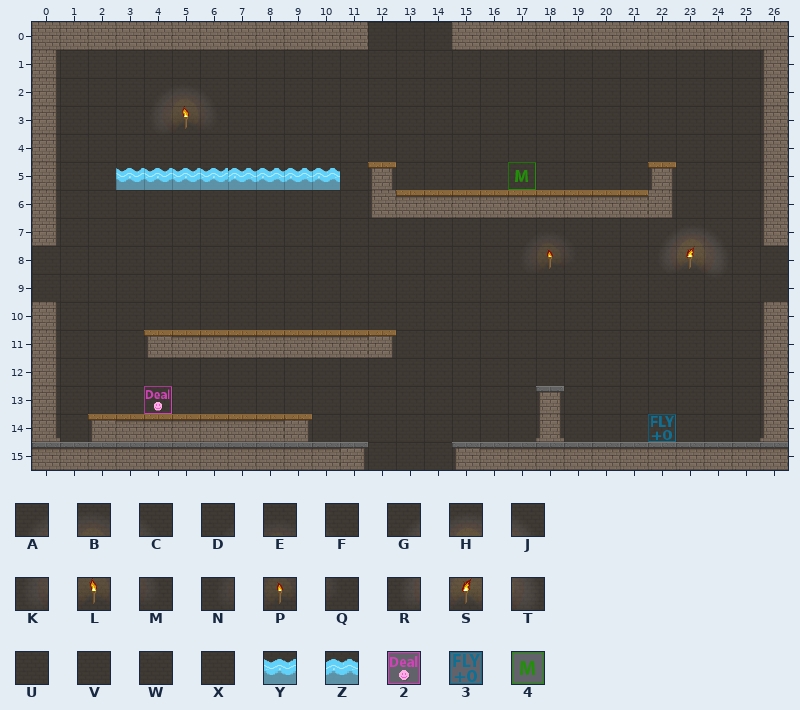
A Tiled map (JSON) gets an edit: Maps/MapCastle_3.json. Above: the version before the commit.
Cells are 32x32 px. Shown: x 0..26, y 0..15. Tiles whose own drawing changed are shown in their newer look in all pictures.
Key: from "castle_final": A 0, B 1, C 2, D 3, E 4, F 5, G 6, H 7, J 8, K 9, L 10, M 11, N 12, P 13, Q 14, R 15, S 16, T 17, U 18, V 21, W 26, X 39, Y 77, Z 78, 2 97, 3 104, 4 106.
_ is an empty cell.
Layers that did not change in this view are not listed.
Layer "Tile Layer 2" before, first column x 0:
 0 ___________________________
 1 ___________________________
 2 ____ABC____________________
 3 ____KLM____________________
 4 ____UXX____________________
 5 ___YYYYZZZZ______4_________
 6 ___________________________
 7 _________________DEF__GHJ__
 8 _________________NPQ__RST__
 9 _________________VXX__XXW__
10 ___________________________
11 ___________________________
12 ___________________________
13 ____2______________________
14 ______________________3____
15 ___________________________
And afterwards:
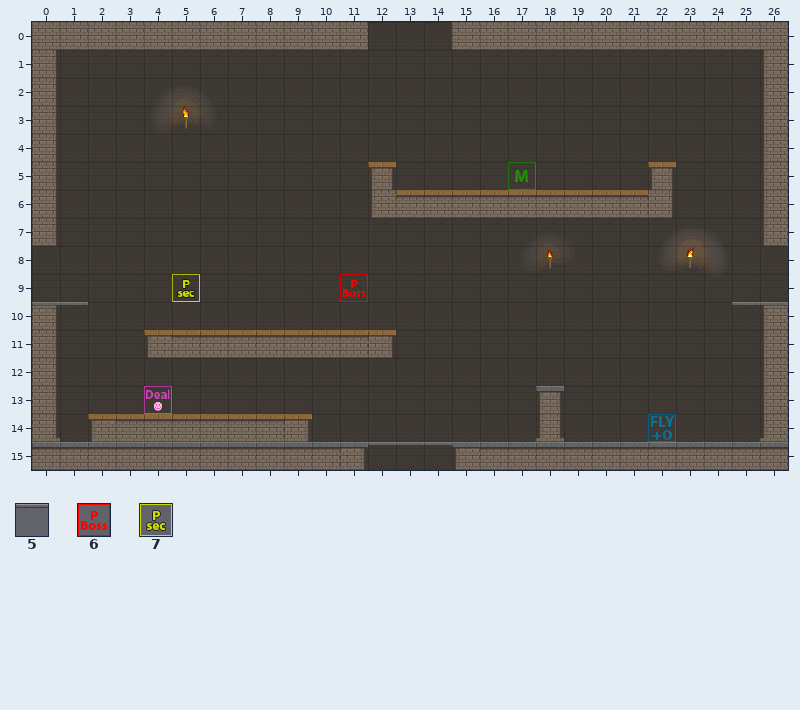
Further tiles: from "castle_final": 5 86, 6 98, 7 107.
See-through tiles are keyed as they look on the map.
From old to new:
Layer "Tile Layer 2":
The author put tile 5 in row 10 at x 0 to 1 and 25 to 26; in row 15 at x 12 to 14.
The author put tile 6 in row 9 at x 11.
The author put tile 7 in row 9 at x 5.
Tile Y is gone in row 5 at x 3 to 6.
Tile Z is gone in row 5 at x 7 to 10.
Changed places in both pictures, as pixel boxes (x1, y1, x2, y2):
removed: (116, 168, 340, 190)
added: (172, 274, 200, 302)
added: (340, 274, 368, 302)
added: (32, 302, 88, 306)
added: (732, 302, 788, 306)
added: (368, 442, 452, 445)
